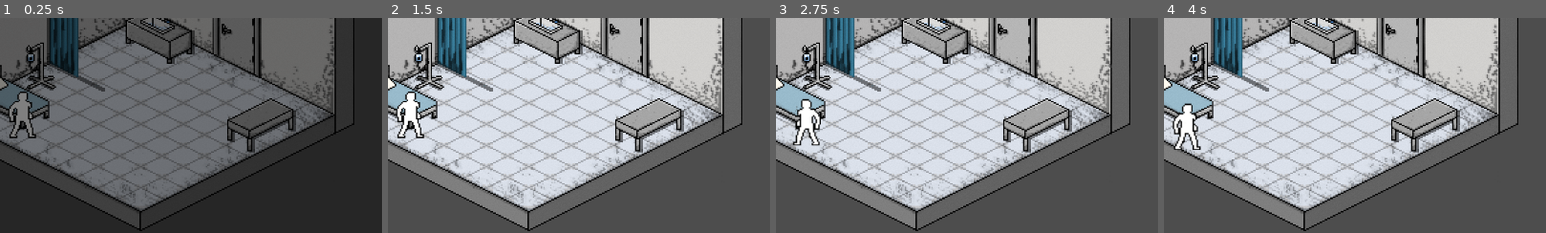
Above: before the commit, frames 1-4 (left to right).
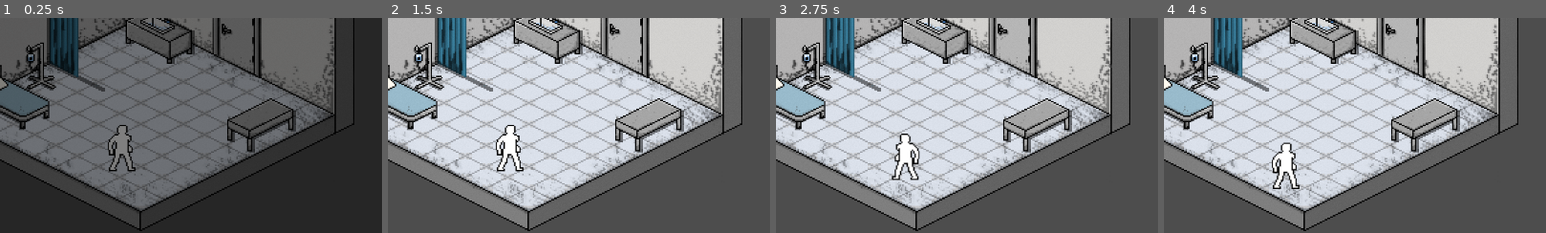
Above: after the commit, the same moments.

Repository: afourneaux/codename-matt-2026
Game: Godot game, scene res://scenes/game-root.tscn
Same seed, same stepped clock (60 frames per second), same inputs: the game is played once before the commit and once after it.
Inputs (mouse positions are % of the whole screen's width and height, from its top left):
- Up to frame 1 (0.25 s): no input
- Up to frame 2 (1.5 s): move the mouse to (72, 45) at 0.52 s; tap A (a) at 0.6 s; click (72, 45) at 0.67 s; tap D (d) at 0.8 s; drag from (30, 55) to (61, 65) at 1.27 s
- Up to frame 3 (2.75 s): move the mouse to (60, 28) at 2.02 s; tap S (s) at 2.1 s; click (60, 28) at 2.17 s; tap A (a) at 2.3 s
- Up to frame 4 (4 s): tap Enter at 2.75 s; drag from (45, 70) to (20, 35) at 2.77 s; move the mouse to (80, 65) at 3.52 s; tap D (d) at 3.6 s; click (80, 65) at 3.67 s; tap S (s) at 3.8 s
The pictures show only the part of the screen within x 31-81%, y 50-100%; the shares and areas given below are measured in that part.

The runs differ from the first frame. In frame 1, 1.3% of the frame differs, in the area x 2-36%, y 34-72%; in frame 2, 1.9%; in frame 3, 2.0%, in the area x 4-38%, y 37-76%; in frame 4, 1.9%.

Commit message:
Improved door collisions

Diff:
--- a/scenes/player/player_character.tscn
+++ b/scenes/player/player_character.tscn
@@ -63,6 +63,8 @@
 [sub_resource type="CircleShape2D" id="CircleShape2D_eebfp"]
 
 [node name="CharacterBody2D" type="CharacterBody2D" unique_id=1295364437]
+collision_layer = 7
+collision_mask = 7
 script = ExtResource("1_eebfp")
 
 [node name="AnimatedSprite2D" type="AnimatedSprite2D" parent="." unique_id=1017165411]
--- a/scenes/rooms/door.tscn
+++ b/scenes/rooms/door.tscn
@@ -21,9 +21,12 @@
 [sub_resource type="CircleShape2D" id="CircleShape2D_ab2as"]
 
 [node name="Door" type="Area2D" unique_id=1700315070]
+collision_layer = 2
+collision_mask = 2
 script = SubResource("GDScript_ab2as")
 
 [node name="CollisionShape2D" type="CollisionShape2D" parent="." unique_id=1895631929]
+scale = Vector2(2, 2)
 shape = SubResource("CircleShape2D_ab2as")
 
 [connection signal="body_entered" from="." to="." method="_body_entered"]
--- a/scenes/rooms/interactible.tscn
+++ b/scenes/rooms/interactible.tscn
@@ -44,6 +44,8 @@
 [sub_resource type="CircleShape2D" id="CircleShape2D_l8042"]
 
 [node name="Interactible" type="StaticBody2D" unique_id=1940869371]
+collision_layer = 4
+collision_mask = 4
 script = SubResource("GDScript_l8042")
 
 [node name="BlockerBox" type="CollisionShape2D" parent="." unique_id=494754863]
--- a/scripts/Factory.gd
+++ b/scripts/Factory.gd
@@ -4,13 +4,13 @@
 
 static var room_obj = preload("res://scenes/rooms/room.tscn")
 static var character_obj = preload("res://scenes/player/player_character.tscn")
-const ROOM_CENTRE = Vector2(400,500)
+const ROOM_CENTRE = Vector2(550,550)
 
 static var door_positions = {
-	0: Vector2(450, 420),
-	1: Vector2(700, 420),
-	2: Vector2(700, 520),
-	3: Vector2(450, 520)
+	0: Vector2(450, 400),
+	1: Vector2(700, 400),
+	2: Vector2(700, 550),
+	3: Vector2(450, 550)
 }
 
 static var room_data = {
